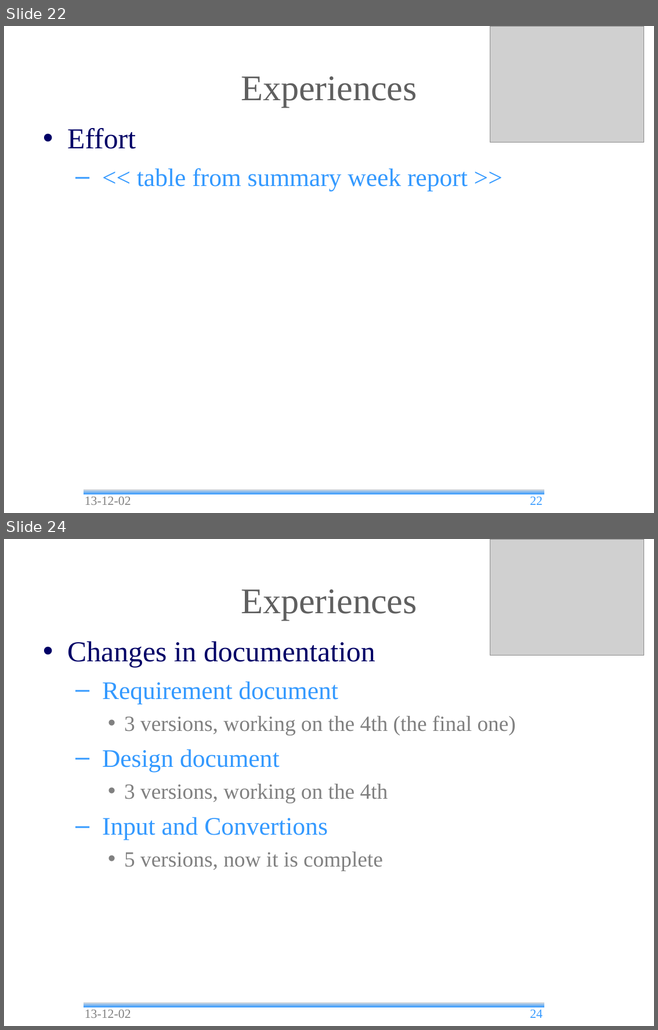
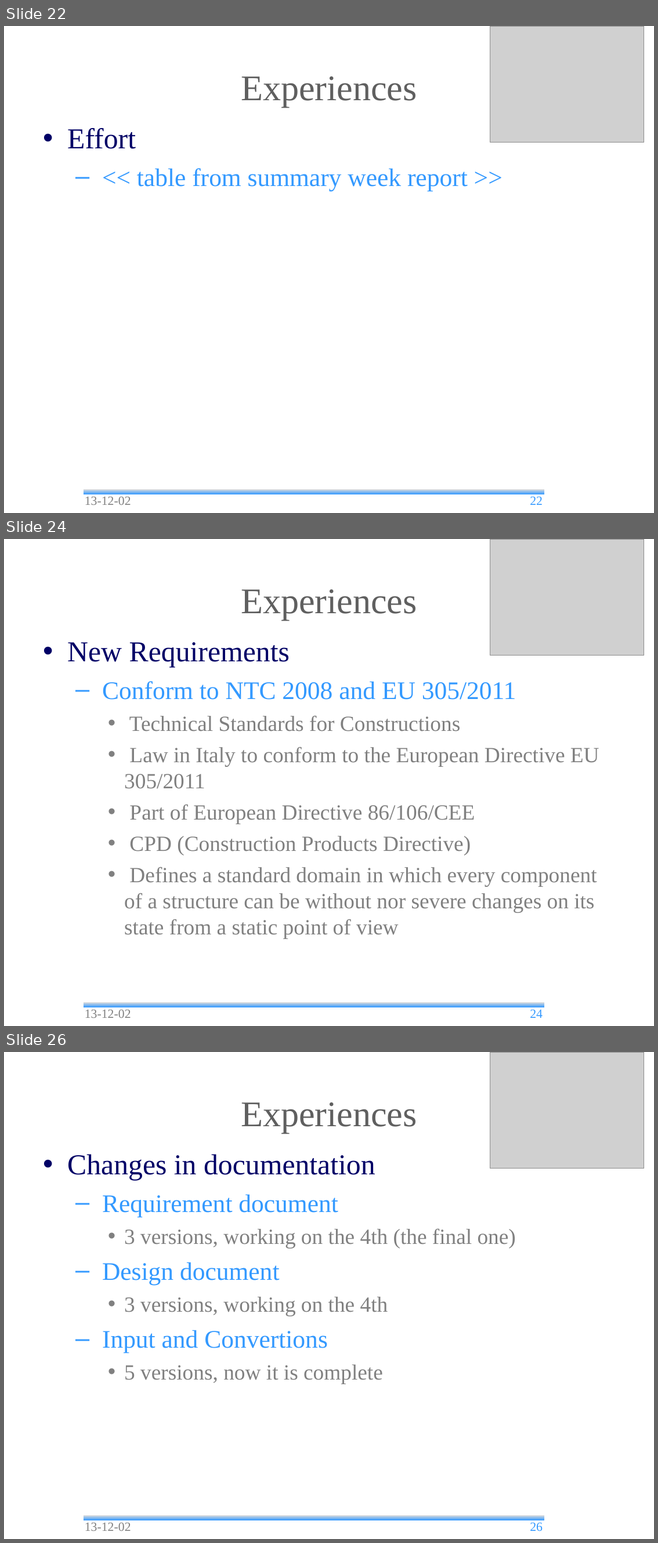
Before and after one commit to andrea-bottoli/DSD, a slide deck: Documentation/Presentations/Status_Report_2.odp. Shown one above the other, each under a label of ours: slides 22 and 24 before the commit, slides 22, 24 and 26 after it; the slides between them are not shown. The pictures are 658x1030 and 658x1543 pixels, drawn with LibreOffice and Linux fonts; fonts in the diff are those of the drawing; grey boxes stand for pictures; background and template pictures are left out. Boxes give left, top, right and bottom in pixels: in the first picture for what was removed or moved away, otherwise in the second. Text is boxed around its words. In the diff, an @@ line names an element or a change of style, - is before the commit and + after.

```diff
--- a/Documentation/Presentations/Status_Report_2.odp
+++ b/Documentation/Presentations/Status_Report_2.odp
@@ slide 24 added at [4,539,654,1026], background #FFFFFF; not listed: 1 template element that a slide beside it also shows @@
@@ picture added at [490,539,643,655] @@
@@ title added at [241,589,417,620], 40 pt, text #5F5F5F @@
+Experiences
@@ text added at [67,642,599,939], 24 pt, text #808080 @@
+• New Requirements
+  – Conform to NTC 2008 and EU 305/2011
+    • Technical Standards for Constructions
+    • Law in Italy to conform to the European Directive EU 305/2011
+    • Part of European Directive 86/106/CEE
+    • CPD (Construction Products Directive)
+    • Defines a standard domain in which every component of a structure can be without nor severe changes on its state from a static point of view
@@ text added at [85,1009,131,1018], 14 pt, text #808080 @@
+13-12-02
@@ page number added at [529,1009,542,1018], 14 pt, text #3399FF @@
+24
@@ what was slide 24 is now slide 26 @@
@@ page number at [529,1522,542,1531]: text changed @@
-24
+26
```
Also in this commit, not shown: 6 slides changed, 1 other slide added, 1 other file.
